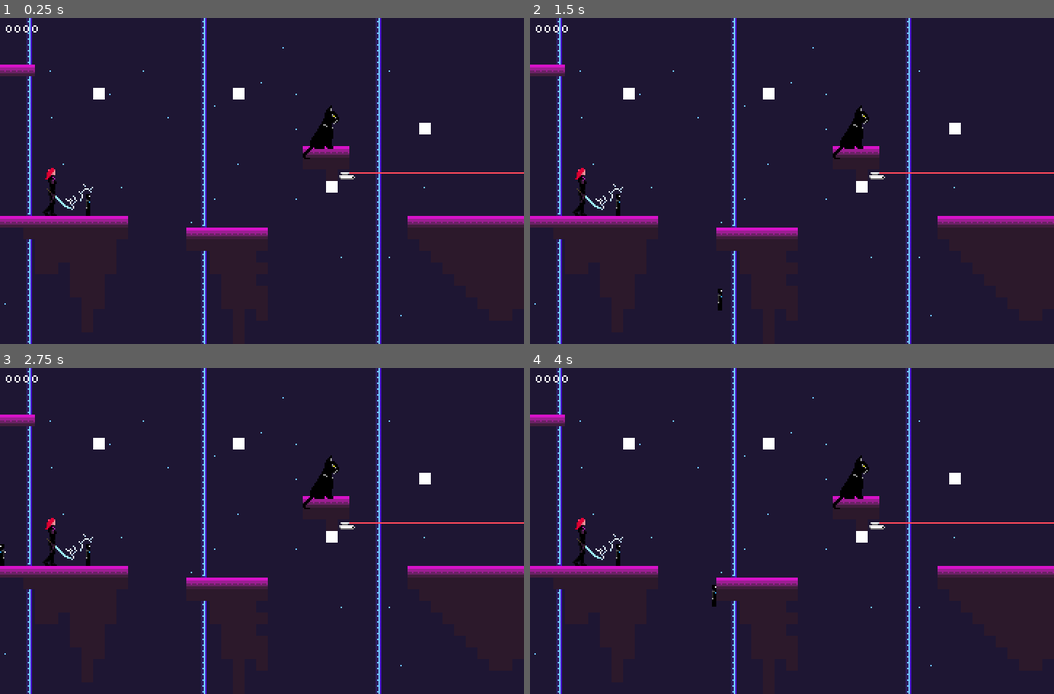
Above: before the commit, frames 1-4 (two rows, left to right).
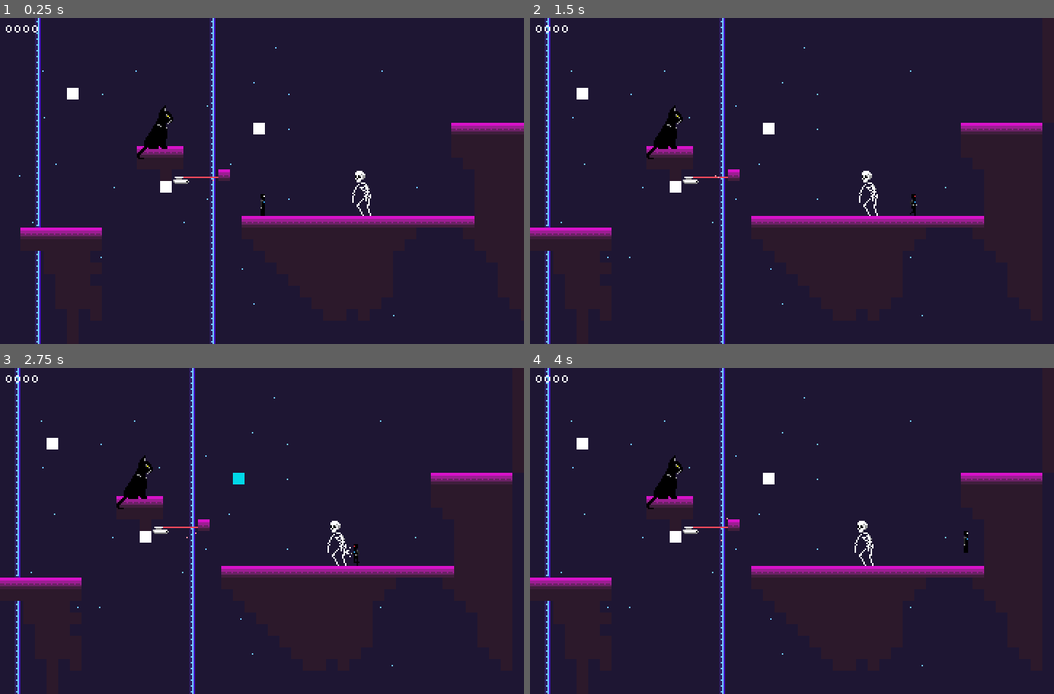
Above: after the commit, the same moments.

Repository: antiomiae/mario
Game: Godot game, scene res://tether/tether_scene.tscn
Same seed, same stepped clock (60 frames per second), same inputs: the game is played once before the commit and once after it. This scene is started directly instead of the project's main scene.
Inputs:
- Up to frame 1 (0.25 s): no input
- Up to frame 2 (1.5 s): hold Right (ui_right) from 0.53 s (still down); tap G (grapple) at 0.6 s; tap Space (jump) at 0.77 s; tap Shift (run) at 1.35 s
- Up to frame 3 (2.75 s): tap Space (jump) at 1.52 s; release Right (ui_right) at 2.03 s; hold Left (ui_left) from 2.03 s (still down); tap F (shoot) at 2.1 s
- Up to frame 4 (4 s): release Left (ui_left) at 2.78 s; hold Right (ui_right) from 2.78 s (still down); tap G (grapple) at 2.85 s; tap Space (jump) at 3.02, 3.77 s; tap Shift (run) at 3.6 s

The runs differ from the first frame. In frame 1, 12% of the frame differs, in the area x 0-100%, y 0-100%; in frame 2, 12%; in frame 3, 12%; in frame 4, 12%.

Commit message:
.

Diff:
--- /dev/null
+++ b/characters/skeleton.gd
@@ -0,0 +1,52 @@
+extends KinematicBody2D
+
+var dead := false
+export var facing := -1
+export(float, 0, 2) var walk_speed = 0.02
+
+var velocity = Vector2.ZERO
+
+func _ready():
+    $AnimationPlayer.play('standing')
+    $head.add_collision_exception_with(self)
+    update_sprite()
+
+
+func update_sprite():
+    $sprite.flip_h = (facing == 1)
+
+
+func _physics_process(delta):
+    if dead:
+       return
+
+    velocity.x = walk_speed*facing*60
+    velocity.y += 1
+
+    var new_v = move_and_slide_with_snap(
+        velocity,
+        Vector2(0, 2),
+        Vector2(0, -1)
+    )
+
+    velocity.y = new_v.y
+
+    if is_on_wall() and is_on_floor():
+        facing = -facing
+
+
+func _died():
+    $AnimationPlayer.play('dead')
+    $body_hitbox.disabled = true
+    $head_hitbox.disabled = true
+    dead = true
+
+
+func on_bullet_hit(pc : ProjectileCollision):
+    var owner = shape_owner_get_owner(shape_find_owner(pc.shape))
+    if owner == $head_hitbox:
+        _died()
+        $head.mode = RigidBody2D.MODE_RIGID
+        $head.inertia = 25
+        var impact_dir = pc.projectile.velocity.normalized()
+        $head.apply_impulse($head.to_local(pc.position), impact_dir*50)
--- /dev/null
+++ b/characters/skeleton.tscn
@@ -0,0 +1,83 @@
+[gd_scene load_steps=8 format=2]
+
+[ext_resource path="res://characters/skeleton.gd" type="Script" id=1]
+[ext_resource path="res://sprites/skeleton.png" type="Texture" id=2]
+
+[sub_resource type="Animation" id=3]
+resource_name = "dead"
+tracks/0/type = "value"
+tracks/0/path = NodePath("sprite:frame")
+tracks/0/interp = 1
+tracks/0/loop_wrap = true
+tracks/0/imported = false
+tracks/0/enabled = true
+tracks/0/keys = {
+"times": PoolRealArray( 0 ),
+"transitions": PoolRealArray( 1 ),
+"update": 1,
+"values": [ 1 ]
+}
+
+[sub_resource type="Animation" id=4]
+resource_name = "standing"
+tracks/0/type = "value"
+tracks/0/path = NodePath("sprite:frame")
+tracks/0/interp = 1
+tracks/0/loop_wrap = true
+tracks/0/imported = false
+tracks/0/enabled = true
+tracks/0/keys = {
+"times": PoolRealArray( 0 ),
+"transitions": PoolRealArray( 1 ),
+"update": 1,
+"values": [ 0 ]
+}
+
+[sub_resource type="RectangleShape2D" id=2]
+extents = Vector2( 6, 11.5 )
+
+[sub_resource type="CircleShape2D" id=5]
+radius = 3.5
+
+[sub_resource type="CircleShape2D" id=1]
+radius = 4.0
+
+[node name="KinematicBody2D" type="KinematicBody2D"]
+collision_layer = 8
+collision_mask = 3
+script = ExtResource( 1 )
+
+[node name="AnimationPlayer" type="AnimationPlayer" parent="."]
+anims/dead = SubResource( 3 )
+anims/standing = SubResource( 4 )
+
+[node name="body_hitbox" type="CollisionShape2D" parent="."]
+position = Vector2( 2, 4.5 )
+shape = SubResource( 2 )
+
+[node name="head_hitbox" type="CollisionShape2D" parent="."]
+position = Vector2( 0, -11 )
+shape = SubResource( 5 )
+
+[node name="sprite" type="Sprite" parent="."]
+texture = ExtResource( 2 )
+hframes = 4
+region_rect = Rect2( 0, 0, 32, 32 )
+
+[node name="head" type="RigidBody2D" parent="."]
+position = Vector2( 0.5, -11 )
+collision_layer = 8
+collision_mask = 2
+mode = 3
+mass = 0.5
+can_sleep = false
+
+[node name="CollisionShape2D" type="CollisionShape2D" parent="head"]
+shape = SubResource( 1 )
+
+[node name="sprite" type="Sprite" parent="head"]
+position = Vector2( -0.5, 1 )
+texture = ExtResource( 2 )
+hframes = 4
+frame = 2
+region_rect = Rect2( 0, 0, 32, 32 )
--- a/projectile/bullet.gd
+++ b/projectile/bullet.gd
@@ -43,6 +43,8 @@
         pc.position = _collision['position']
         pc.normal = _collision['normal']
         pc.velocity = velocity
+        pc.collider = collider
+        pc.shape = _collision['shape']
         collider.call("on_bullet_hit", pc)
 
     var explosion = Explosion.instance()
--- a/projectile/projectile_collision.gd
+++ b/projectile/projectile_collision.gd
@@ -6,3 +6,5 @@
 var position
 var velocity
 var normal
+var collider
+var shape
--- a/tether/level_scene.gd
+++ b/tether/level_scene.gd
@@ -3,6 +3,7 @@
 const CONTINUE = preload("res://continue.tscn")
 
 onready var camera = $player/Camera2D
+var _doing_continue = false
 
 func _physics_process(delta):
     if $player.global_position.y > camera.limit_bottom:
@@ -14,7 +15,10 @@
         show_continue()
 
 func show_continue():
-    var c = CONTINUE.instance()
-    add_child(c)
-    yield(c, "choose_continue")
-    Director.reset()
+    if not _doing_continue:
+        _doing_continue = true
+        var c = CONTINUE.instance()
+        add_child(c)
+        yield(c, "choose_continue")
+        _doing_continue = false
+        Director.reset()
--- a/tether/tether_scene.tscn
+++ b/tether/tether_scene.tscn
@@ -8,7 +8,7 @@
 [ext_resource path="res://tether/elevator.tscn" type="PackedScene" id=6]
 [ext_resource path="res://sprites/green_eyed_cat.png" type="Texture" id=7]
 [ext_resource path="res://counter.tscn" type="PackedScene" id=8]
-[ext_resource path="res://sprites/ray.png" type="Texture" id=9]
+[ext_resource path="res://characters/skeleton.tscn" type="PackedScene" id=9]
 
 [node name="Node2D" type="Node2D"]
 pause_mode = 2
@@ -41,7 +41,7 @@
 collision_layer = 2
 collision_mask = 0
 format = 1
-tile_data = PoolIntArray( -851909, 6, 0, -786373, 6, 0, -655 …(1830 unchanged characters)… , 5, 0, 983067, 6, 0, 983071, 5, 0, 983094, 6, 0, 983095, 6, 0, 983096, 6, 0, 98 …(4196 unchanged characters)…
+tile_data = PoolIntArray( -851909, 6, 0, -786373, 6, 0, -655 …(1830 unchanged characters)… , 5, 0, 983067, 6, 0, 983071, 5, 0, 983072, 0, 0, 983094, 6, 0, 983095, 6, 0, 983096, 6, 0, 98 …(4196 unchanged characters)…
 
 [node name="TetherAnchorNode" parent="." instance=ExtResource( 3 )]
 position = Vector2( 220, 132 )
@@ -57,7 +57,7 @@
 
 [node name="player" parent="." instance=ExtResource( 4 )]
 pause_mode = 1
-position = Vector2( 52, 144 )
+position = Vector2( 286, 144 )
 
 [node name="Camera2D" type="Camera2D" parent="player"]
 current = true
@@ -67,13 +67,8 @@
 limit_bottom = 240
 editor_draw_limits = true
 
-[node name="player2" parent="." instance=ExtResource( 4 )]
-pause_mode = 1
-position = Vector2( 52, 144 )
-player_number = 2
-
 [node name="laser_turret_1" parent="." instance=ExtResource( 5 )]
-position = Vector2( 231, 125 )
+position = Vector2( 231, 128 )
 laser_color = Color( 1, 0.290196, 0.356863, 1 )
 
 [node name="Elevator" parent="." instance=ExtResource( 6 )]
@@ -91,9 +86,9 @@
 margin_right = 27.0
 margin_bottom = 14.0
 
-[node name="Sprite2" type="Sprite" parent="."]
-position = Vector2( 38, 136 )
-texture = ExtResource( 9 )
+[node name="KinematicBody2D" parent="." instance=ExtResource( 9 )]
+position = Vector2( 353, 136 )
+collision_layer = 9
+collision_mask = 2
 
 [connection signal="died" from="player" to="." method="_on_player_died"]
-[connection signal="died" from="player2" to="." method="_on_player_died"]
Binary file added: sprites/skeleton.png
Not shown, added: sprites/skeleton.png.import
Binary file added: sprites/zombos/ .png
Not shown, added: sprites/zombos/ .png.import
Not shown, changed: sprites/zombos.pyxel
